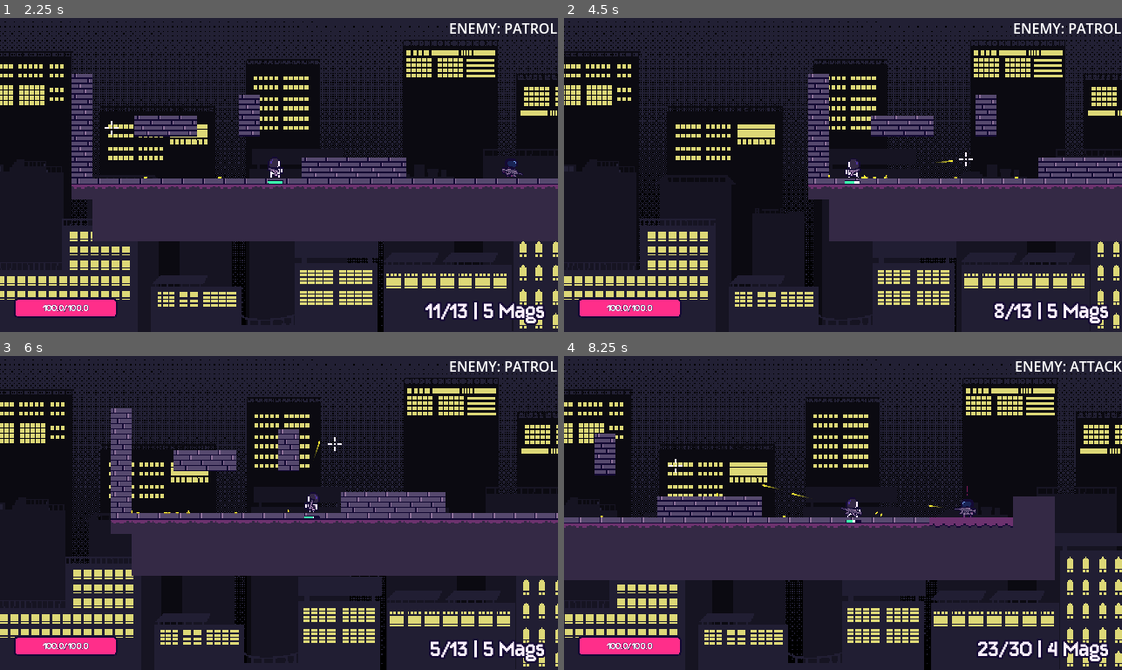
Above: before the commit, frames 1-4 (two rows, left to right).
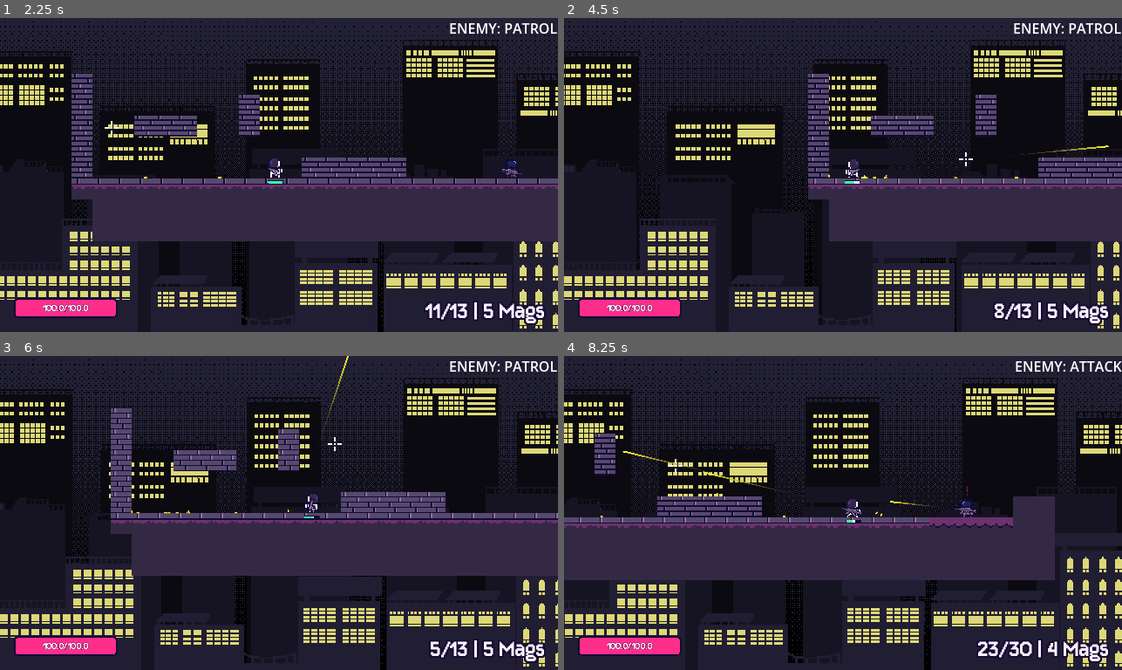
Above: after the commit, the same moments.

Repository: kyteidev/rogueshot
Game: Godot game, scene res://scenes/game_debug.tscn
Two runs of this game, one before a commit and one after it. Both use one fixed random seed, a clock stepped at 60 frames per second and the inputs below.
Inputs (mouse positions are in pixels of both pictures, inside the frame that each line leads up to):
- Up to frame 1 (2.25 s): move the mouse to (251, 237) at 0.52 s; press the mouse at (251, 237) at 0.53 s; hold D (player_right) 0.53-2.03 s; tap W (player_jump) at 0.77, 1.52 s; move the mouse to (446, 222) at 1.27 s; release the mouse at (446, 222) at 1.28 s; click (446, 222) at 1.35 s; move the mouse to (111, 127) at 2.02 s; hold A (player_left) from 2.03 s (still down); hold Shift (player_sprint) from 2.03 s (still down)
- Up to frame 2 (4.5 s): click (675, 127) at 2.3 s; move the mouse to (870, 175) at 2.77 s; release Shift (player_sprint) at 2.78 s; tap 1 (weapon_1) at 2.85 s; tap W (player_jump) at 3.02, 3.77 s; click (870, 175) at 3.05 s; move the mouse to (759, 96) at 3.52 s; press the mouse at (759, 96) at 3.53 s; tap 2 (weapon_2) at 3.6 s; tap R (weapon_reload) at 4.15 s; move the mouse to (965, 159) at 4.27 s; release A (player_left) at 4.28 s; release the mouse at (965, 159) at 4.28 s; hold D (player_right) from 4.28 s (still down); tap Q (weapon_cycle) at 4.35 s
- Up to frame 3 (6 s): keep holding D (player_right); tap W (player_jump) at 4.52 s; click (401, 497) at 4.55 s; move the mouse to (167, 528) at 5.02 s; press the mouse at (167, 528) at 5.03 s; move the mouse to (334, 443) at 5.77 s; release the mouse at (334, 443) at 5.78 s; click (334, 443) at 5.85 s
- Up to frame 4 (8.25 s): tap W (player_jump) at 6.02, 6.77, 7.52 s; move the mouse to (815, 575) at 6.52 s; hold Shift (player_sprint) 6.53-7.28 s; click (815, 575) at 6.8 s; move the mouse to (1010, 560) at 7.27 s; tap 1 (weapon_1) at 7.35 s; click (1010, 560) at 7.55 s; move the mouse to (675, 465) at 8.02 s; release D (player_right) at 8.03 s; press the mouse at (675, 465) at 8.03 s; hold A (player_left) from 8.03 s (still down); tap 2 (weapon_2) at 8.1 s

Frame 1 is identical in both runs. In frame 2, less than 0.1% of the frame differs, in the area x 66-98%, y 40-47%; in frame 3, less than 0.1%; in frame 4, 0.2%, in the area x 10-68%, y 30-49%.

Commit message:
fix bullet logic

Diff:
--- a/scripts/characters/enemy.gd
+++ b/scripts/characters/enemy.gd
@@ -397,7 +397,6 @@
 	if ammo > 0 and weapon_reload_timer.is_stopped():
 		var bullet_instance := BULLET.instantiate()
 		bullet_instance.type = bullet_instance.Types.ENEMY
-		get_tree().root.add_child(bullet_instance)
 
 		var spread_angle: float = deg_to_rad(randf_range(-WEAPON_SPREAD, WEAPON_SPREAD))
 
@@ -406,6 +405,8 @@
 		bullet_instance.scale = Vector2(BULLET_SCALE, BULLET_SCALE)
 
 		bullet_instance.add_collision_exception_with(self)
+
+		get_tree().root.add_child(bullet_instance)
 
 		kick_offset = min(kick_offset + WEAPON_KICK, WEAPON_KICK * 2.0)
 
--- a/scripts/weapon/bullet.gd
+++ b/scripts/weapon/bullet.gd
@@ -3,8 +3,8 @@
 
 enum Types { FRIENDLY, ENEMY }
 
-const SPEED = 2000
-const TRAIL_MAX_POINTS = 4
+const SPEED = 1000
+const TRAIL_MAX_POINTS = 7
 
 var sm := StateManager
 var type: Types = Types.FRIENDLY
@@ -16,15 +16,18 @@
 
 func _ready() -> void:
 	trail.top_level = true
-	trail.clear_points()
+	trail.clear_points() # clear any points i might have left in editor
+	trail.add_point(global_position)
 
 
 func _physics_process(delta: float) -> void:
-	var collided := move_and_collide(transform.x * SPEED * delta)
+	var collided := move_and_collide(transform.x.normalized() * SPEED * delta)
 
+	# check collisions and ignore sender
 	# maybe use classes instead for dealing damage?
 	if collided:
 		var hit: Object = collided.get_collider()
+		trail.add_point(collided.get_position())
 		if type == Types.FRIENDLY:
 			if not hit.is_in_group("player"):
 				if hit.has_method("take_damage"):
@@ -33,18 +36,30 @@
 				if hit.has_method("set_target_pos"):
 					hit.set_target_pos(origin_pos)
 
-				queue_free()
+				_unload_bullet()
 		elif type == Types.ENEMY:
 			if not hit.is_in_group("enemy"):
 				if hit.has_method("take_damage"):
 					hit.take_damage(sm.enemy_damage)
-				queue_free()
+				_unload_bullet()
+	else:
+		trail.add_point(global_position)
 
-	# add bullet trail
-	trail.add_point(global_position)
 	if trail.get_point_count() > TRAIL_MAX_POINTS:
 		trail.remove_point(0)
 
 
+func _unload_bullet() -> void:
+	# bullet gets unloaded before tween finishes, so reparent trail
+	trail.reparent(get_tree().root)
+
+	# make trail fade out nicely
+	var tween := trail.create_tween()
+	tween.tween_property(trail, "modulate", Color("ffffff00"), 0.12)\
+			.set_trans(Tween.TRANS_CUBIC).set_ease(Tween.EASE_OUT)
+	tween.finished.connect(trail.queue_free)
+
+	queue_free()
+
 func _on_visible_on_screen_notifier_2d_screen_exited() -> void:
 	queue_free()
--- a/scripts/weapon/weapon.gd
+++ b/scripts/weapon/weapon.gd
@@ -4,7 +4,7 @@
 const MAX_STAMINA_SPREAD_MULTIPLIER = 2.0
 
 const BULLET = preload("res://scenes/weapons/bullet.tscn")
-const BULLET_SCALE = 0.2
+const BULLET_SCALE = 0.15
 
 const CASING = preload("res://scenes/weapons/casing.tscn")
 
@@ -128,7 +128,6 @@
 			# spawn bullet
 			var bullet_instance := BULLET.instantiate()
 			bullet_instance.type = bullet_instance.Types.FRIENDLY
-			get_tree().root.add_child(bullet_instance)
 
 			# apply spread
 			var spread_angle: float = deg_to_rad(randf_range(-current_spread, current_spread)) \
@@ -140,6 +139,8 @@
 
 			bullet_instance.origin_pos = weapon_muzzle.global_position
 			bullet_instance.add_collision_exception_with(player)
+
+			get_tree().root.add_child(bullet_instance)
 
 			ammo -= 1
 
